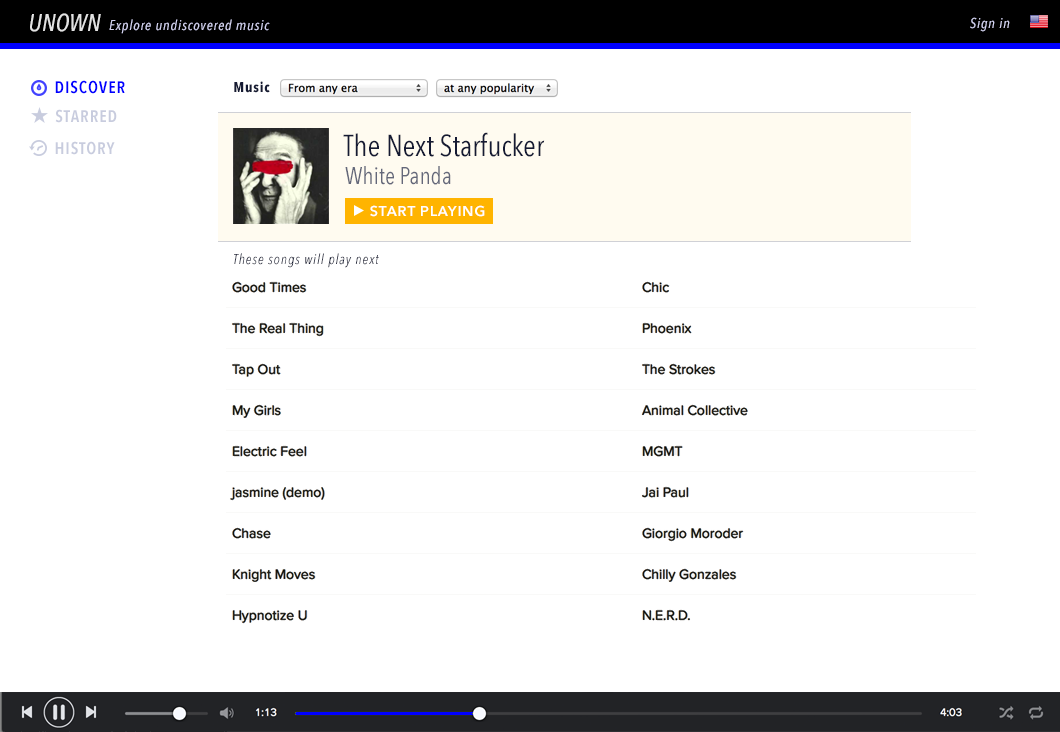
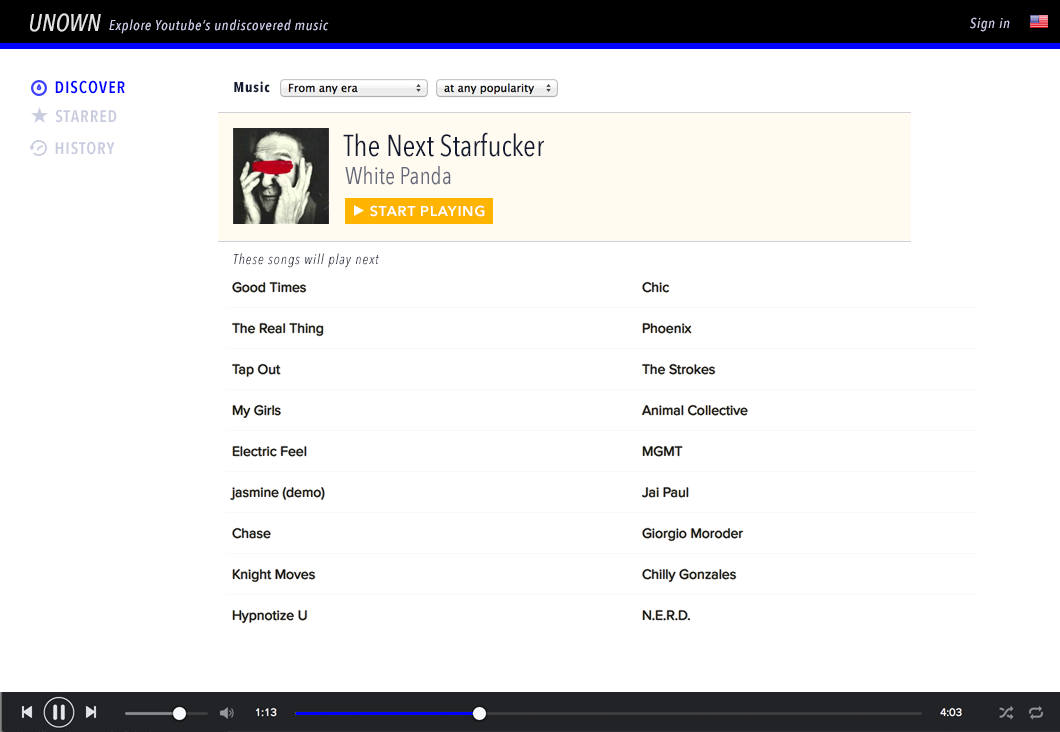
Comparing the layer stacks of the two 1060 × 732 images. Changes:
renamed "Explore undiscovered music" to "Explore Youtube’s undiscovered music", painted on it over [156, 19, 329, 31]
